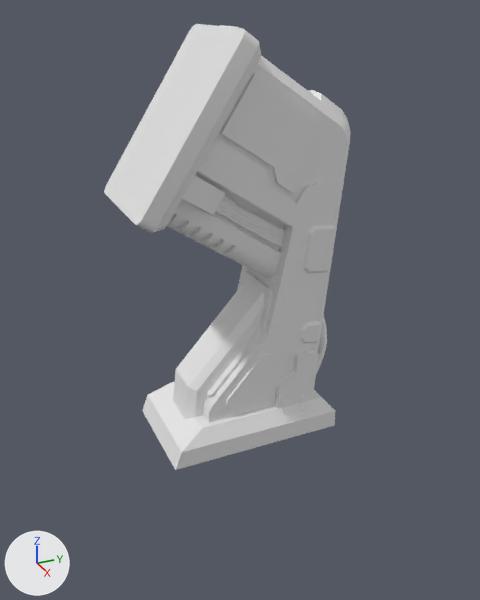
What one commit did to the FBX model Assets/_Art/Models/Terminal.fbx.
The view is the same before and after, from a 50 mm lens placed at (2.06, -0.92, 1.53), pointed at (-0.05, 0.03, 0.47). The lights are fixed; the arrows at lower left show +X, +Y and +Z. Vertices at the same position are counted once.

Objects in the first picture: 'LP1.008'.
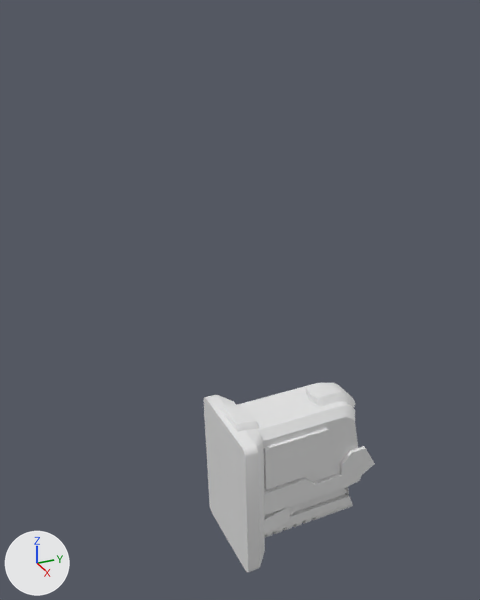
Where the change shows, as pixel boxes [x1, y1, x2, y2] in the pictures (480 x 600 px):
'LP1.008', reshaped, moved, turned
    before: [104, 24, 351, 470]
    after: [203, 382, 375, 573]
part 1 of me_cube_034, deleted
    before: [316, 315, 327, 374]
part 2 of me_cube_034, deleted
    before: [226, 353, 273, 411]
part 3 of me_cube_034, deleted
    before: [142, 140, 350, 470]

The change, as a diff of the scene's bpy script:
```diff
--- a/Assets/_Art/Models/Terminal.fbx.py
+++ b/Assets/_Art/Models/Terminal.fbx.py
@@ me_cube_034 @@
 # used by ob_lp1_008; location = (0.029, -0.01, 1.422)
-me_cube_034.from_pydata(...)  # 1450 vertices, 1336 faces; spans x -0.214..0.215, y -0.418..0.4, z -1.423..0.021
+me_cube_034.from_pydata(...)  # 880 vertices, 793 faces; spans x -0.214..0.215, y -0.418..0.4, z -0.816..0.021
+# me_cube_034 part 1: the loose piece of 255 vertices spanning x -0.036..0.034, y 0.257..0.388, z -1.366..-0.342 is deleted
+# me_cube_034 part 2: the loose piece of 44 vertices spanning x 0.144..0.156, y -0.119..0.066, z -1.279..-1.064 is deleted
+# me_cube_034 part 3
+# 227 vertices are removed from x -0.203..0.204, y -0.338..0.391, z -1.423..-0.355
+# 237 faces are deleted
 me_cube_034.materials.append(mat_uv_checker_material_uv_grid_2048x2048)
@@ ob_lp1_008 @@
 ob_lp1_008 = bpy.data.objects.new('LP1.008', me_cube_034)
-ob_lp1_008.location = (0.029, -0.01, 1.422)
+ob_lp1_008.location = (0.0, 0.0, 0.0)
+ob_lp1_008.rotation_euler = (0.611, 0.0, 0.0)  # degrees (35, 0, 0)
```
